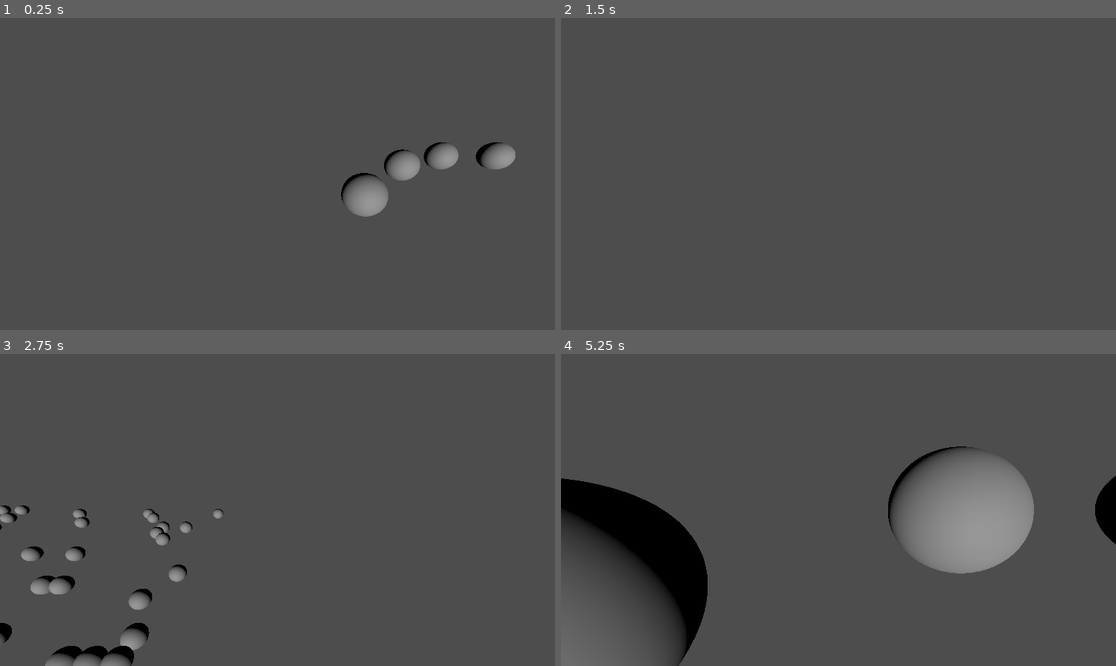
Above: before the commit, frames 1-4 (two rows, left to right).
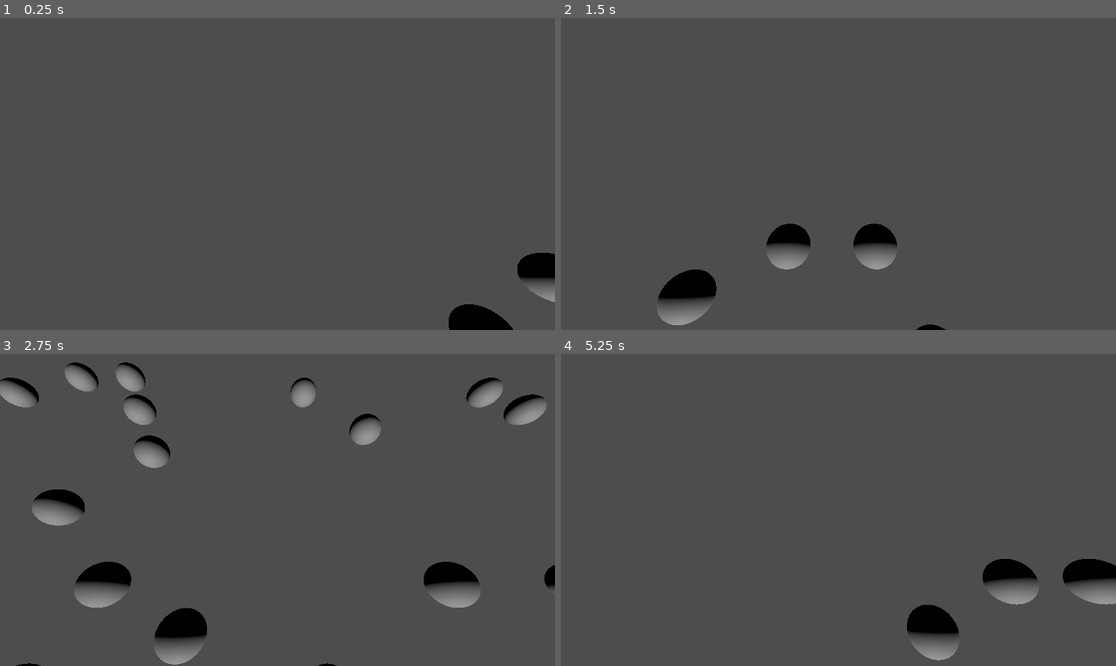
Above: after the commit, the same moments.

Repository: MrNavaStar/void.sys
Game: Godot game, scene res://scenes/world.tscn
Two runs of this game, one before a commit and one after it. Both use one fixed random seed, a clock stepped at 60 frames per second and the inputs below. The project has no main scene, so this scene is started directly.
Inputs:
- Up to frame 1 (0.25 s): no input
- Up to frame 2 (1.5 s): hold D (right) 0.53-1.28 s; hold S (down) from 1.28 s (still down)
- Up to frame 3 (2.75 s): release S (down) at 2.03 s; hold D (right) from 2.03 s (still down)
- Up to frame 4 (5.25 s): release D (right) at 2.78 s; hold W (up) 2.78-3.53 s; hold A (left) 3.53-5.03 s; hold S (down) from 5.03 s (still down)

The runs differ from the first frame. In frame 1, 3.3% of the frame differs, in the area x 61-100%, y 39-100%; in frame 2, 2.7%; in frame 3, 9.3%; in frame 4, 18%, in the area x 0-100%, y 29-100%.

Commit message:
camera feels kinda chill

Diff:
--- a/scenes/world.tscn
+++ b/scenes/world.tscn
@@ -6,11 +6,13 @@
 [node name="World" type="Node3D"]
 script = ExtResource("1_rwgxs")
 
-[node name="Camera3D" type="Camera3D" parent="."]
-transform = Transform3D(1, 0, 0, 0, 0.925037, 0.379876, 0, -0.379876, 0.925037, 0, 4.81033, 15.4865)
-script = ExtResource("2_4wyf3")
-
 [node name="DirectionalLight3D" type="DirectionalLight3D" parent="."]
 transform = Transform3D(1, 0, 0, 0, 1, 0, 0, 0, 1, 0, 61.8032, 58.6319)
 
+[node name="Camera Rig" type="Node3D" parent="."]
+script = ExtResource("2_4wyf3")
+
+[node name="Camera3D" type="Camera3D" parent="Camera Rig"]
+transform = Transform3D(1, 0, 0, 0, 0.452621, 0.891703, 0, -0.891703, 0.452622, 0, 4.96952, 0)
+
 [connection signal="ready" from="." to="." method="_on_ready"]
--- a/scripts/camera_controller.gd
+++ b/scripts/camera_controller.gd
@@ -1,12 +1,9 @@
-extends Camera3D
+extends Node3D
 
-@export var speed = 0.5
-@export var height = 2
+@export var speed = 0.2
 var target: Vector3
 
 func _process(delta: float) -> void:
 	var input_direction = Input.get_vector("left", "right", "up", "down")
-	var direction = (transform.basis * Vector3(input_direction.x, 0, input_direction.y)).normalized()
-
-	target += direction * speed
+	target += (transform.basis * Vector3(input_direction.x, 0, input_direction.y)).normalized() * speed
 	position = lerp(position, target, 0.05)
